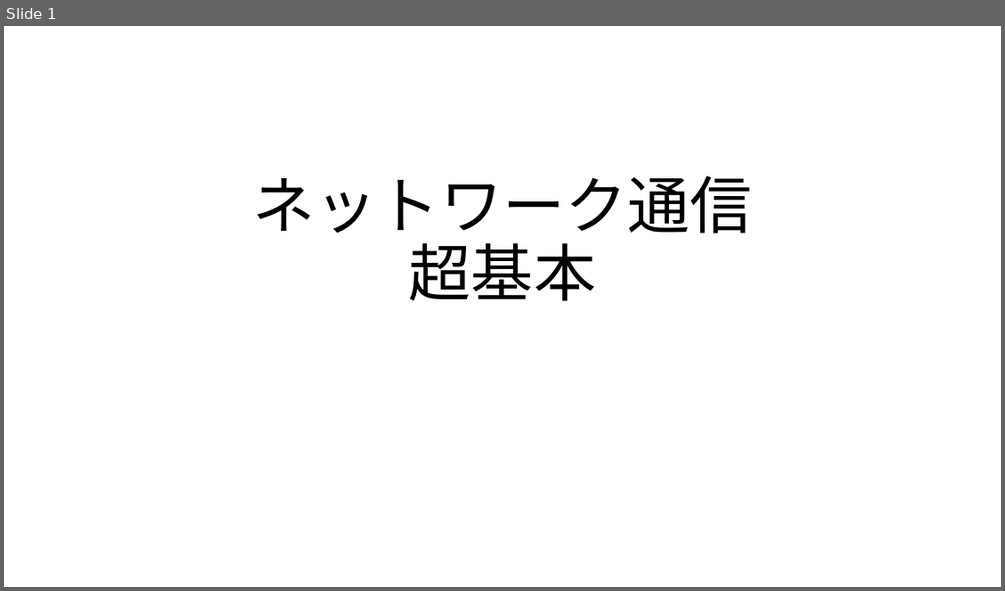
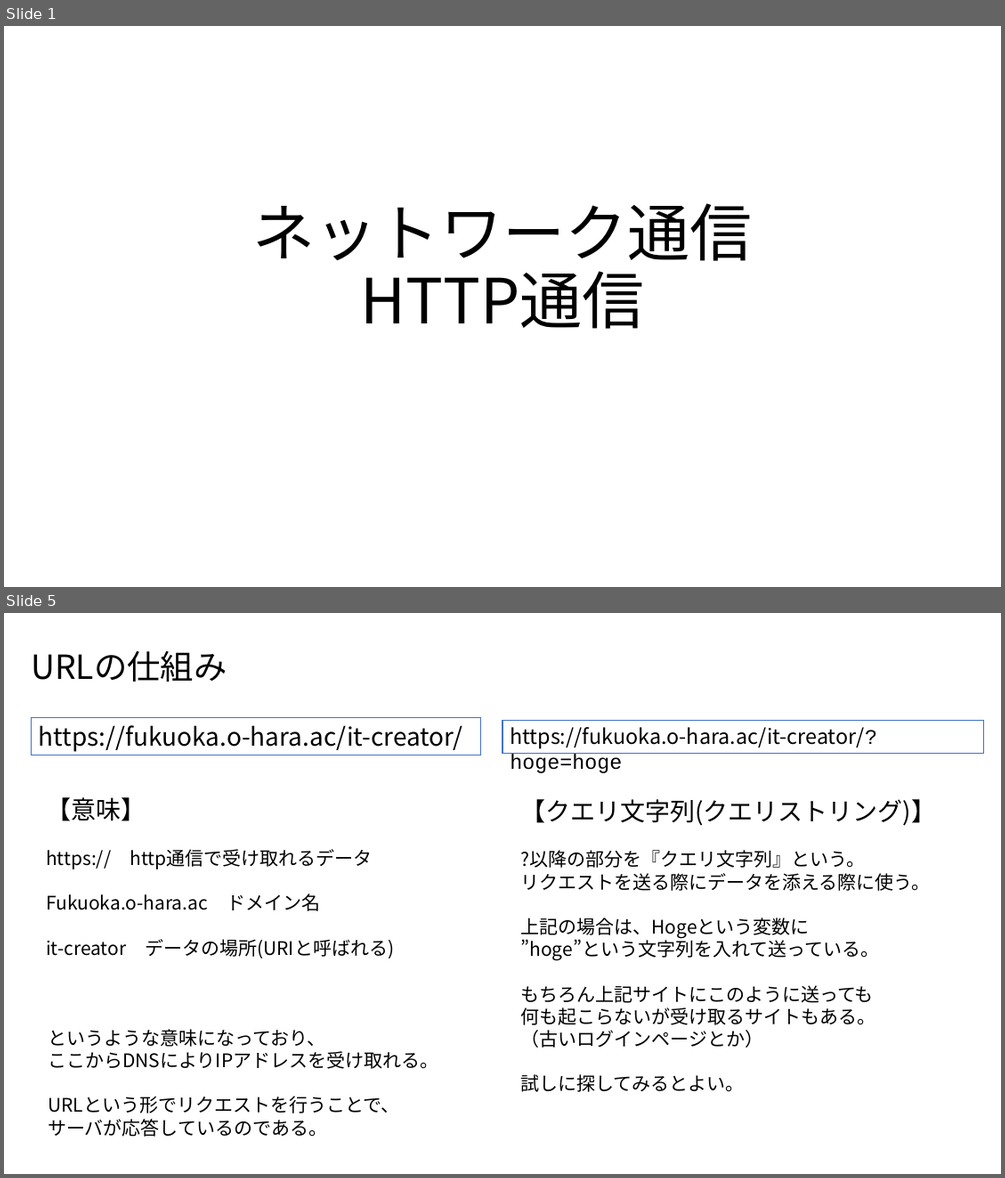
Before and after one commit to MahiroCreative/GameEngineFor2022, a slide deck: 2.SecondSemester/1.ネットワーク通信_Http通信.pptx. Shown one above the other, each under a label of ours: slide 1 before the commit, slides 1 and 5 after it; the slides between them are not shown. The pictures are 1005x591 and 1005x1178 pixels, drawn with LibreOffice and Linux fonts; fonts in the diff are those of the drawing. Boxes give left, top, right and bottom in pixels: in the first picture for what was removed or moved away, otherwise in the second. Text is boxed around its words. In the diff, an @@ line names an element or a change of style, - is before the commit and + after.

```diff
--- a/2.SecondSemester/1.ネットワーク通信_Http通信.pptx
+++ b/2.SecondSemester/1.ネットワーク通信_Http通信.pptx
@@ slide 5 added at (x1=4, y1=613, x2=1001, y2=1174), background #FFFFFF @@
@@ title added at (x1=31, y1=650, x2=226, y2=682), 32 pt, text #000000 @@
+URLの仕組み
@@ rectangle added at (x1=32, y1=718, x2=482, y2=755), fill #FFFFFF, outline #4472C4 1 pt, 24 pt, text #000000 @@
+https://fukuoka.o-hara.ac/it-creator/
@@ rectangle added at (x1=502, y1=720, x2=984, y2=753), fill #FFFFFF, outline #4472C4 1 pt, 20 pt, text #000000 @@
+https://fukuoka.o-hara.ac/it-creator/?hoge=hoge
@@ text added at (x1=46, y1=797, x2=394, y2=958), 18 pt, text #000000 @@
+【意味】
+https:// http通信で受け取れるデータ
+Fukuoka.o-hara.ac ドメイン名
+it-creator データの場所(URIと呼ばれる)
@@ text added at (x1=520, y1=799, x2=936, y2=1092), 18 pt, text #000000 @@
+【クエリ文字列(クエリストリング)】
+?以降の部分を『クエリ文字列』という。
+リクエストを送る際にデータを添える際に使う。
+上記の場合は、Hogeという変数に
+”hoge”という文字列を入れて送っている。
+もちろん上記サイトにこのように送っても
+何も起こらないが受け取るサイトもある。
+（古いログインページとか）
+試しに探してみるとよい。
@@ text added at (x1=48, y1=1029, x2=438, y2=1136), 18 pt, text #000000 @@
+というような意味になっており、
+ここからDNSによりIPアドレスを受け取れる。
+URLという形でリクエストを行うことで、
+サーバが応答しているのである。
@@ slide 1 changed as well @@
@@ title at (x1=253, y1=203, x2=752, y2=329): text changed @@
-ネットワーク通信
-超基本
+ネットワーク通信
+HTTP通信
```
Also in this commit, not shown: 7 other slides added, 18 other files.
